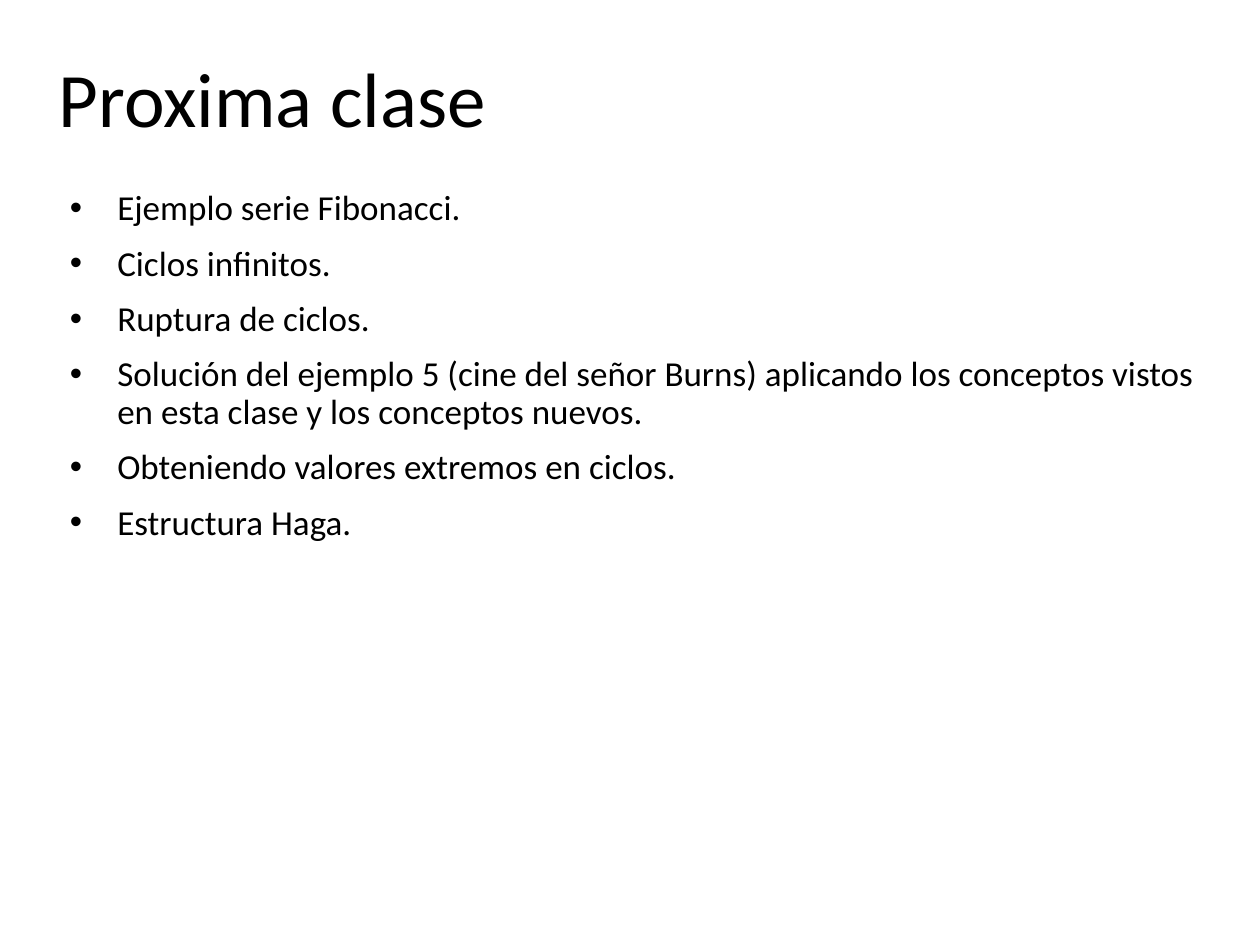
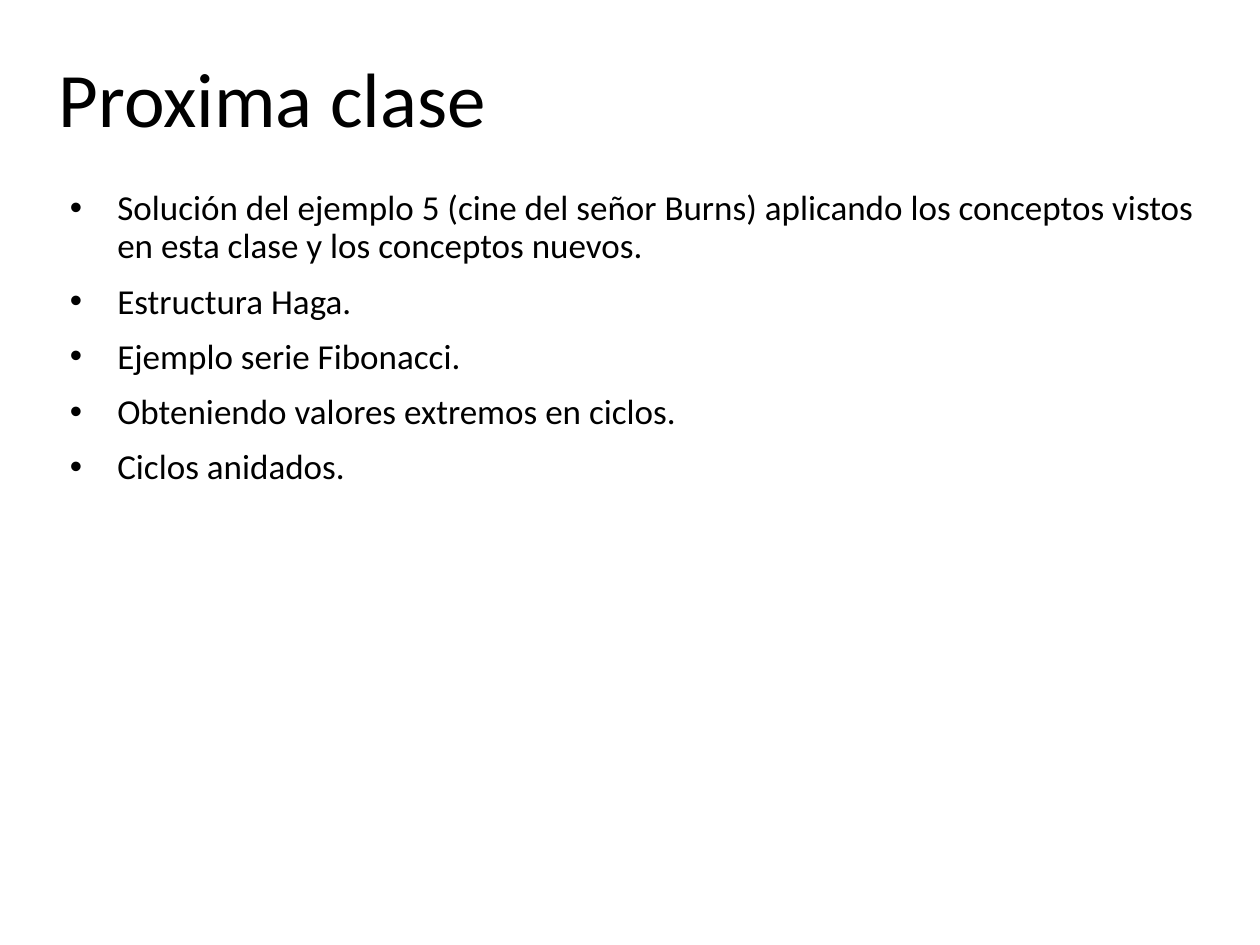
Before and after one commit to algoritmos-UdeA/logica1-20262, a slide deck: slide 87 of clases/7/teoria/clase-07.pptx (slide 73 before the commit). Drawn at 1260x945 pixels with LibreOffice and Linux fonts; fonts in the diff are those of the drawing. Boxes give left, top, right and bottom in pixels: in the first picture for what was removed or moved away, otherwise in the second. Text is boxed around its words. In the diff, an @@ line names an element or a change of style, - is before the commit and + after.

```diff
--- a/clases/7/teoria/clase-07.pptx
+++ b/clases/7/teoria/clase-07.pptx
@@ text at (x1=117, y1=194, x2=1193, y2=320): paragraphs added @@
+• Solución del ejemplo 5 (cine del señor Burns) aplicando los conceptos vistos en esta clase y los conceptos nuevos.
+• Estructura Haga.
@@ text at (x1=117, y1=251, x2=1193, y2=430): paragraphs removed @@
-• Ciclos infinitos.
-• Ruptura de ciclos.
-• Solución del ejemplo 5 (cine del señor Burns) aplicando los conceptos vistos en esta clase y los conceptos nuevos.
@@ text at (x1=117, y1=454, x2=345, y2=480): text changed @@
-• Estructura Haga.
+• Ciclos anidados.
```
Also in this commit, not shown: 20 other slides changed, 14 slides added, 13 other files.
